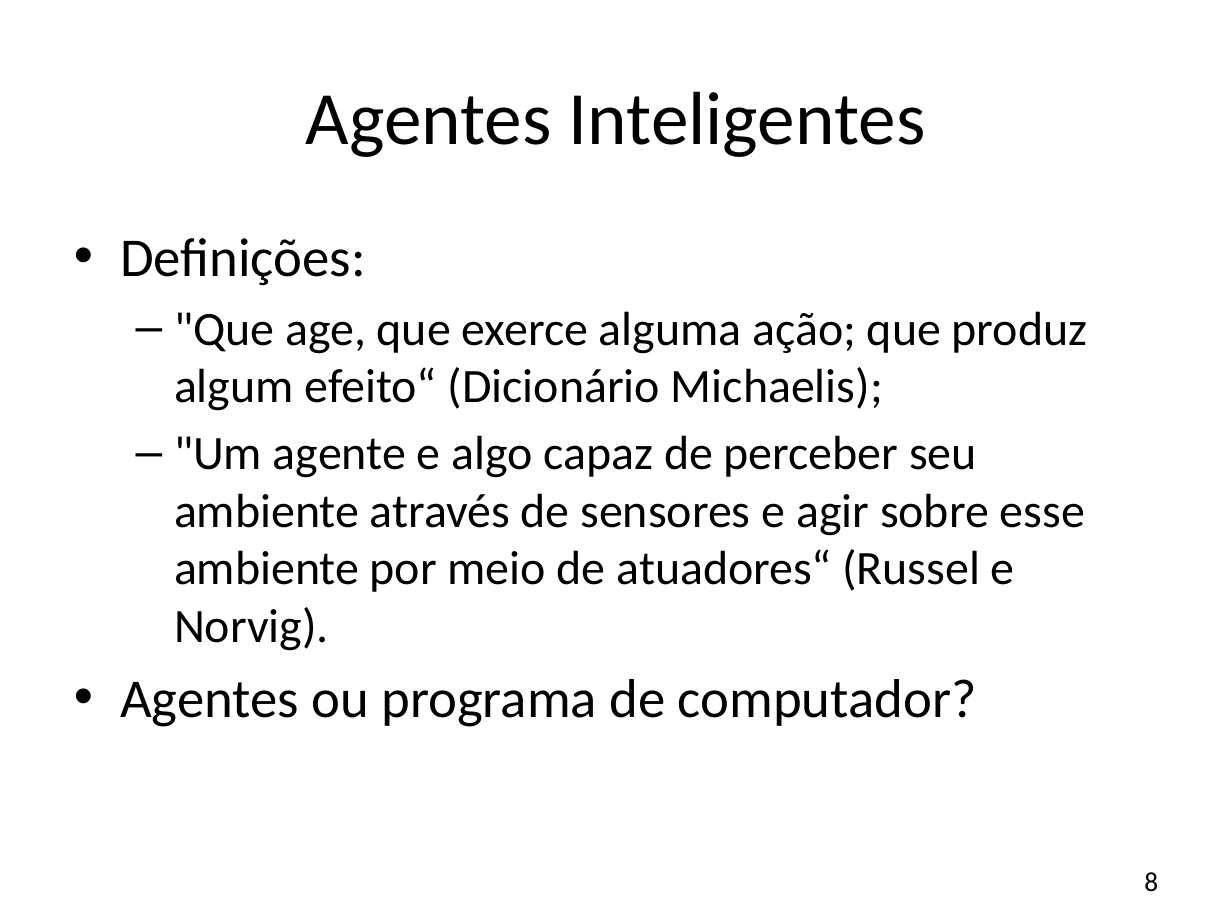
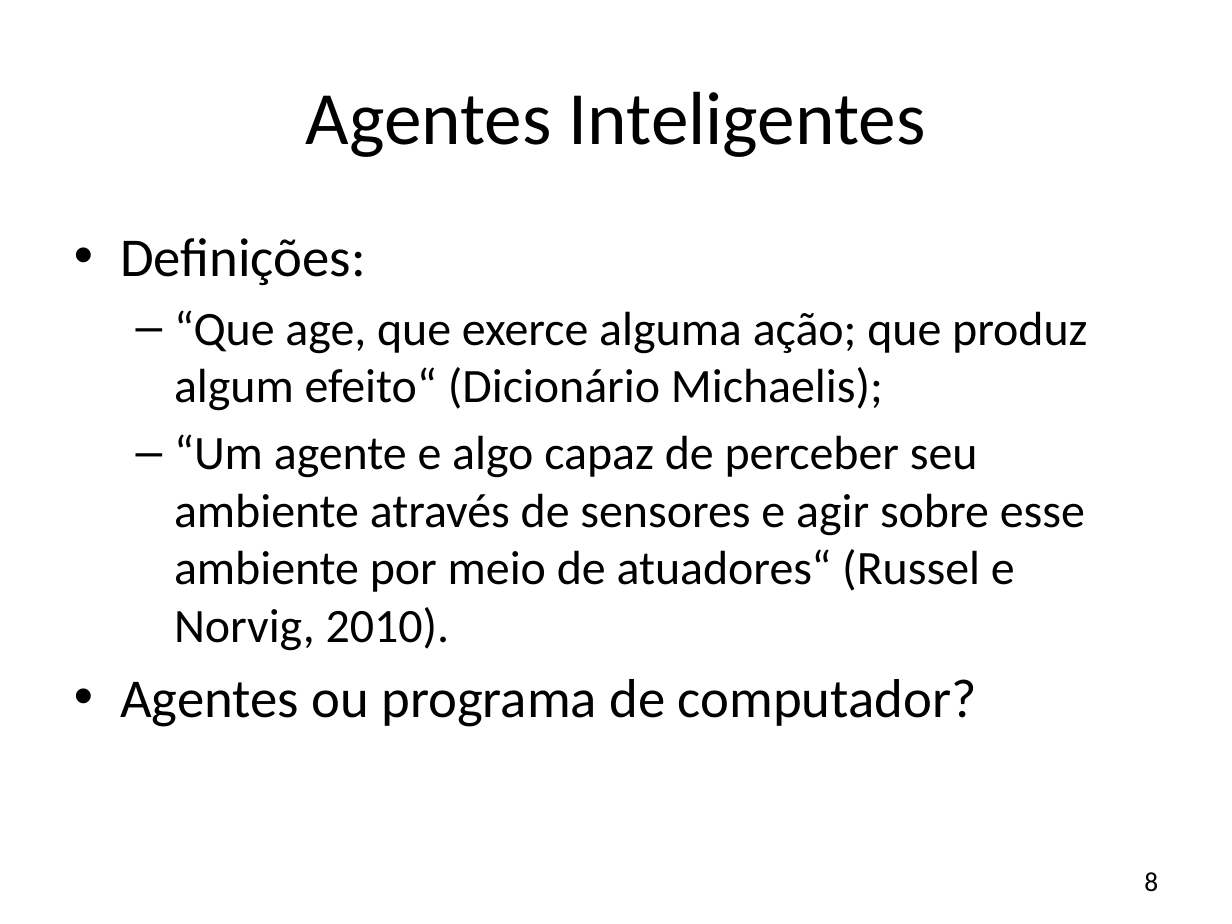
Before and after one commit to JonathanOhara/dissertacao, a slide deck: slide 8 of Apresentação Qualificação.pptx. Drawn at 1232x924 pixels with LibreOffice and Linux fonts; fonts in the diff are those of the drawing; background and template pictures are left out. Boxes give left, top, right and bottom in pixels: in the first picture for what was removed or moved away, otherwise in the second. Text is boxed around its words. In the diff, an @@ line names an element or a change of style, - is before the commit and + after.

```diff
--- a/Apresentação Qualificação.pptx
+++ b/Apresentação Qualificação.pptx
@@ text at [174, 310, 1087, 651]: text changed @@
-  – "Que age, que exerce alguma ação; que produz algum efeito“ (Dicionário Michaelis);
-  – "Um agente e algo capaz de perceber seu ambiente através de sensores e agir sobre esse ambiente por meio de atuadores“ (Russel e Norvig).
+  – “Que age, que exerce alguma ação; que produz algum efeito“ (Dicionário Michaelis);
+  – “Um agente e algo capaz de perceber seu ambiente através de sensores e agir sobre esse ambiente por meio de atuadores“ (Russel e Norvig, 2010).
```
Also in this commit, not shown: 8 other slides changed, 1 slide removed.
